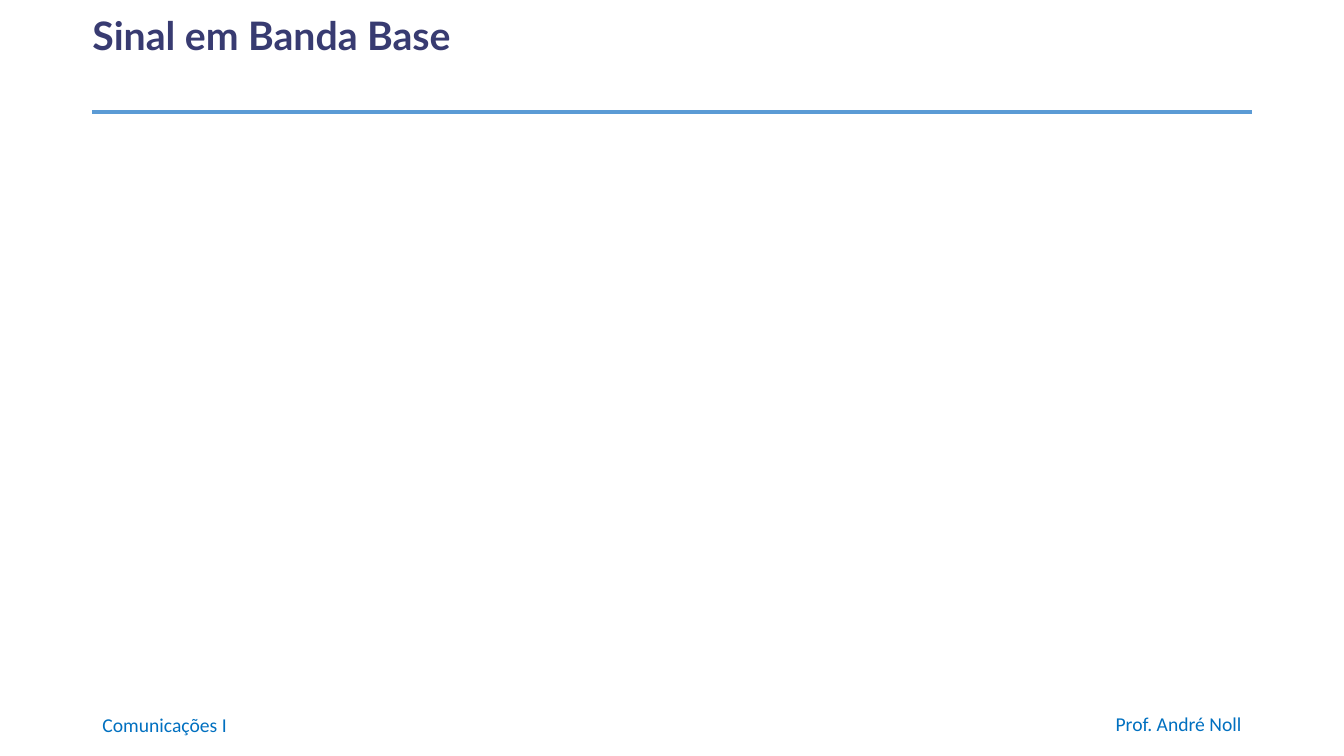
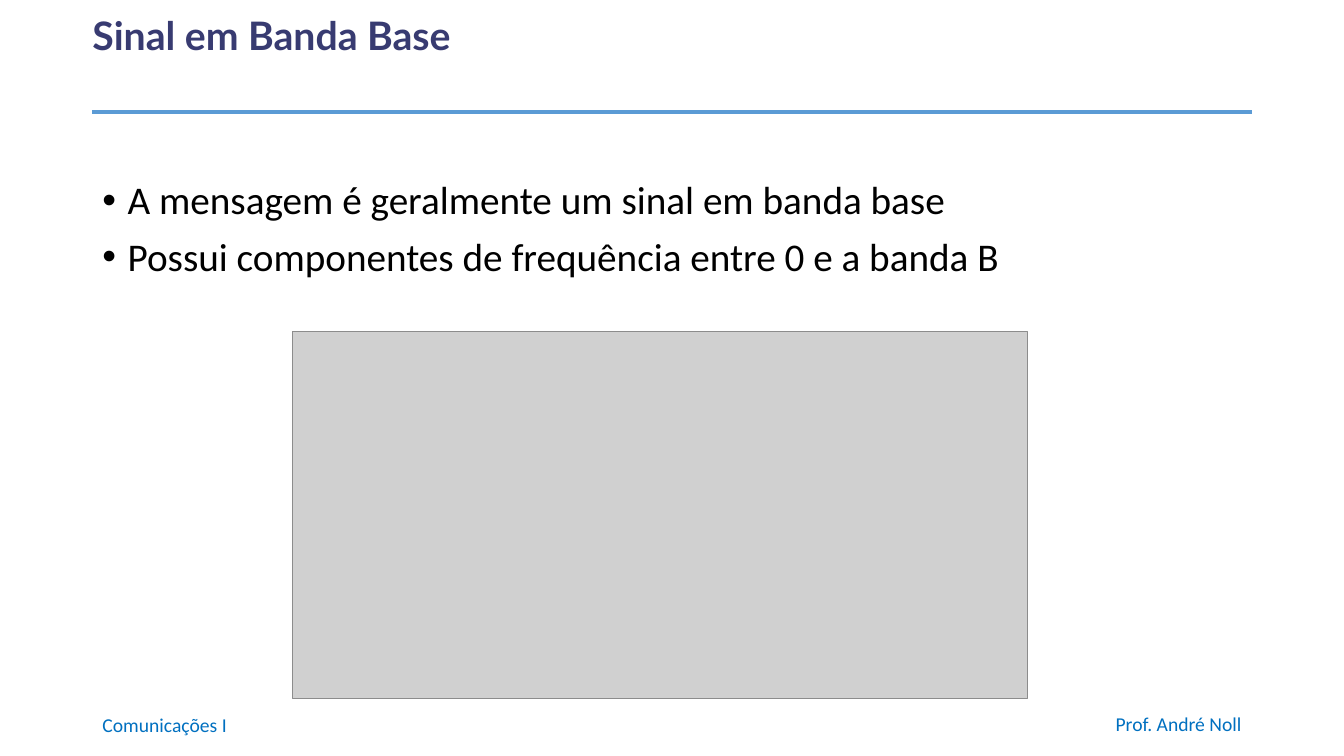
Before and after one commit to anollba/comunicacoes_i_ufrj, a slide deck: slide 10 of slides/Part2-ModulaçãoAnalógica/02_01_ModulaçãoAM.pptx. Drawn at 1344x756 pixels with LibreOffice and Linux fonts; fonts in the diff are those of the drawing; grey boxes stand for pictures; background and template pictures are left out. Boxes give left, top, right and bottom in pixels: in the first picture for what was removed or moved away, otherwise in the second. Text is boxed around its words. In the diff, an @@ line names an element or a change of style, - is before the commit and + after.

```diff
--- a/slides/Part2-ModulaçãoAnalógica/02_01_ModulaçãoAM.pptx
+++ b/slides/Part2-ModulaçãoAnalógica/02_01_ModulaçãoAM.pptx
@@ text added at (128,186,998,278), 28 pt, text #000000 @@
+• A mensagem é geralmente um sinal em banda base
+• Possui componentes de frequência entre 0 e a banda B
@@ picture added at (292,332,1027,699) @@
```
Also in this commit, not shown: 3 other slides changed, 1 other file.
